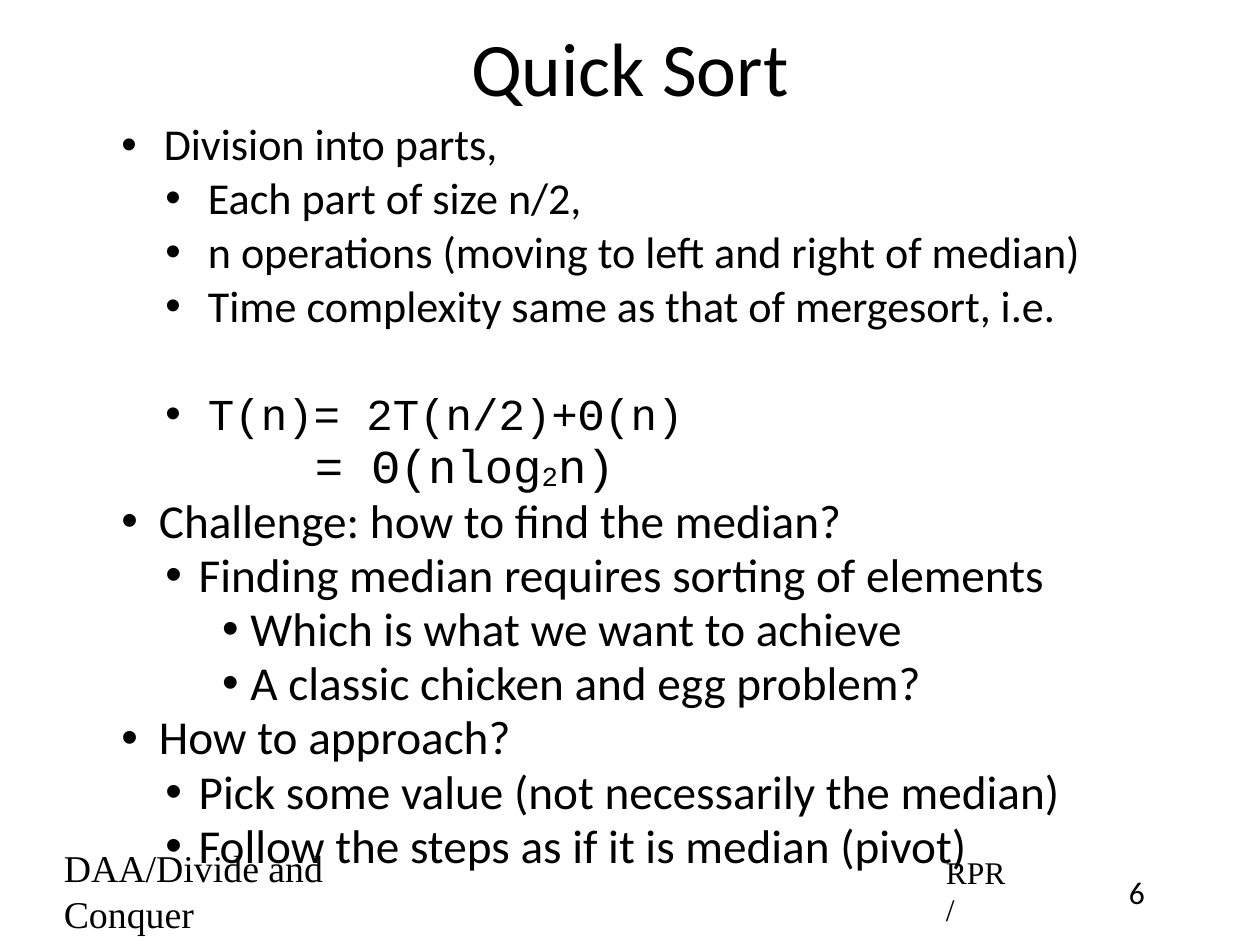
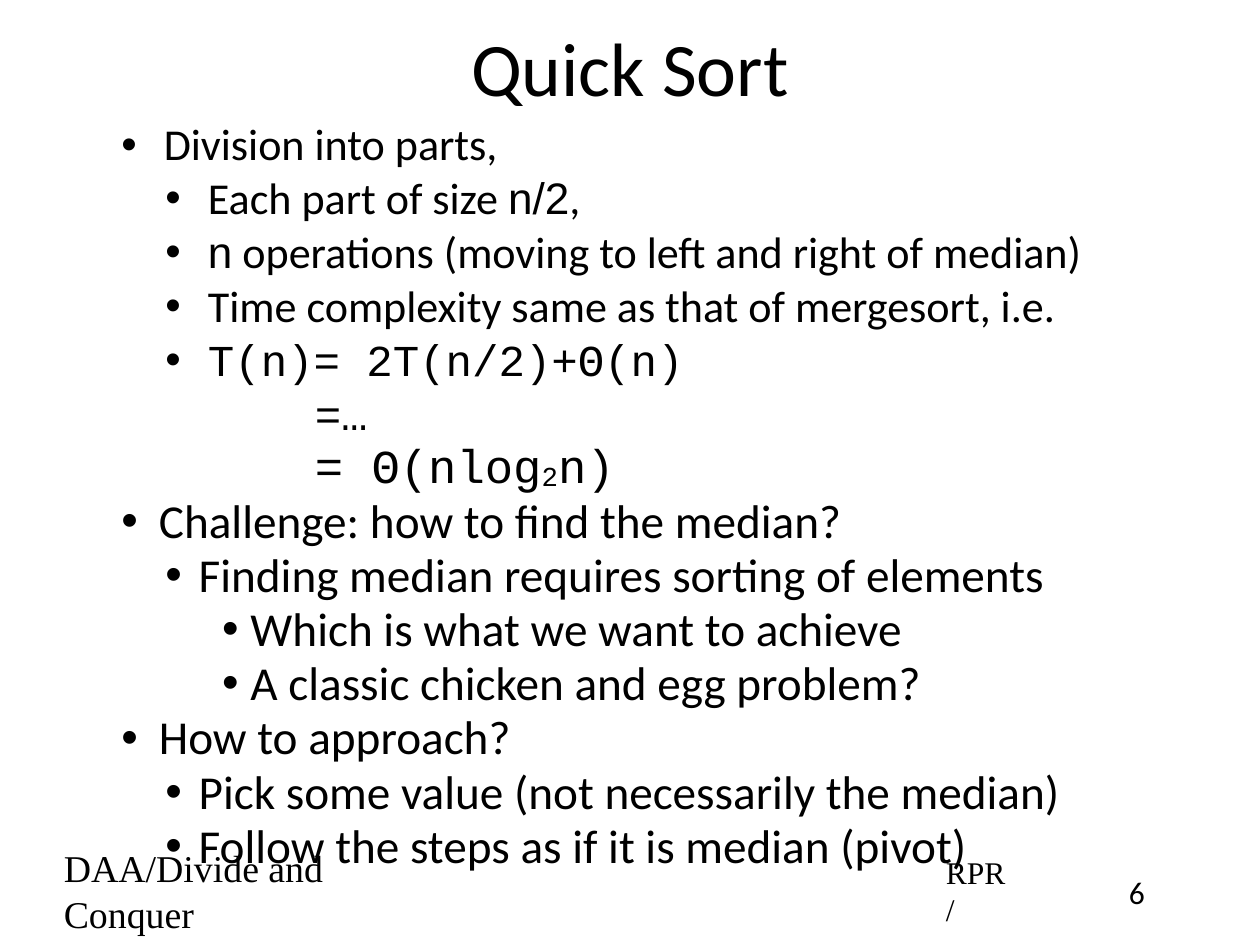
Before and after one commit to rprustagi/2019_20-Even-18CS42-DAA, a slide deck: slide 6 of Slides/2020-Even-DAA-L12-Divide-Conquer-Quicksort.pptx. Drawn at 1260x945 pixels with LibreOffice and Linux fonts; fonts in the diff are those of the drawing. Boxes give left, top, right and bottom in pixels: in the first picture for what was removed or moved away, otherwise in the second. Text is boxed around its words. In the diff, an @@ line names an element or a change of style, - is before the commit and + after.

```diff
--- a/Slides/2020-Even-DAA-L12-Divide-Conquer-Quicksort.pptx
+++ b/Slides/2020-Even-DAA-L12-Divide-Conquer-Quicksort.pptx
@@ text at [159,129,1081,875]: paragraph added @@
+              =…
@@ text at [208,182,1081,276]: font Calibri to Arial in "n/2,", "n" @@
```
Also in this commit, not shown: 2 other slides changed, 3 other files.
